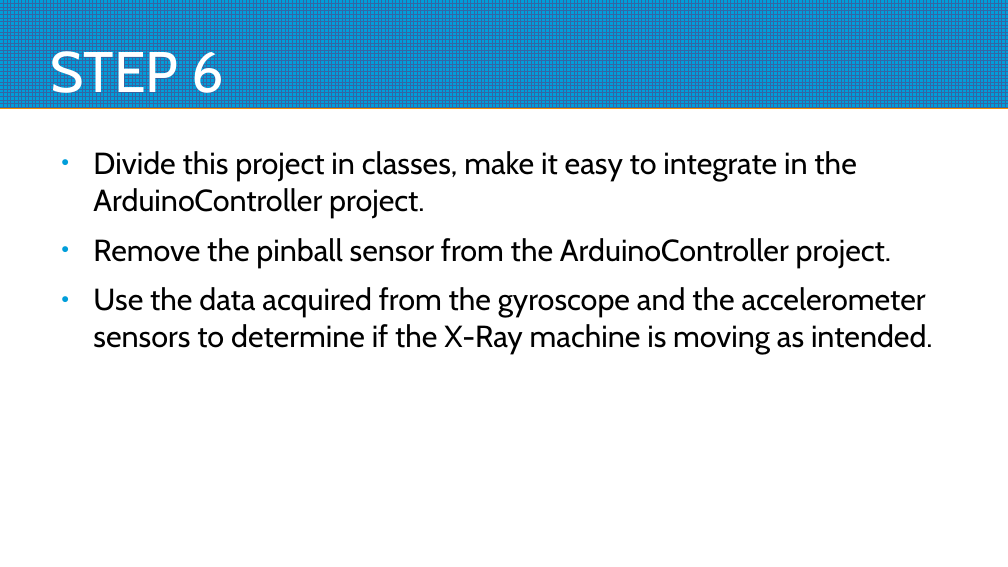
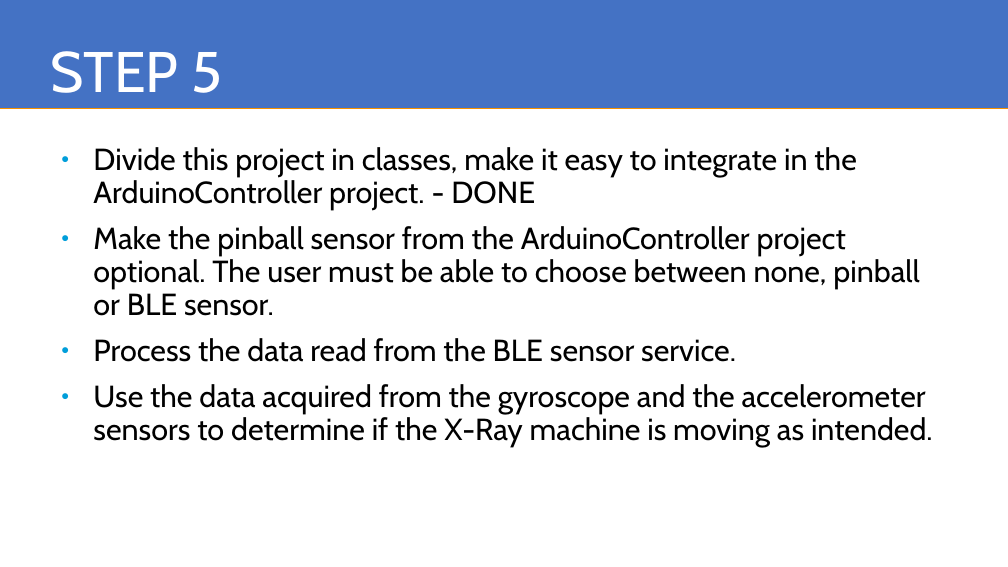
Before and after one commit to giogan98/daffodil, a slide deck: slide 6 of BLE/BLEconnector.odp (slide 7 before the commit). Drawn at 1008x567 pixels with LibreOffice and Linux fonts; fonts in the diff are those of the drawing. Boxes give left, top, right and bottom in pixels: in the first picture for what was removed or moved away, otherwise in the second. Text is boxed around its words. In the diff, an @@ line names an element or a change of style, - is before the commit and + after.

```diff
--- a/BLE/BLEconnector.odp
+++ b/BLE/BLEconnector.odp
@@ rectangle removed at [0,0,1008,108] @@
@@ freeform shape added at [0,0,1008,108], fill #4472C4 @@
@@ title at [50,51,222,93]: text changed @@
-STEP 6
+STEP 5
@@ text at [93,147,919,362]: text changed @@
-● Divide this project in classes, make it easy to integrate in the ArduinoController project.
-● Remove the pinball sensor from the ArduinoController project.
+● Divide this project in classes, make it easy to integrate in the ArduinoController project. - DONE
+● Make the pinball sensor from the ArduinoController project optional. The user must be able to choose between none, pinball or BLE sensor.
+● Process the data read from the BLE sensor service.
@@ text at [93,384,933,447]: indent changed; line spacing 1 to 0.9 @@
```
Also in this commit, not shown: 5 other slides changed, 1 slide removed, 2 other files.
